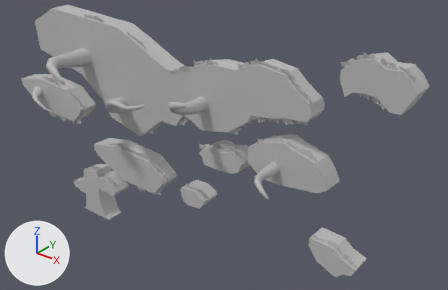
Two versions of the FBX model Assets/Art/3D/Models/Forest_Canopy_04.fbx, one commit apart.
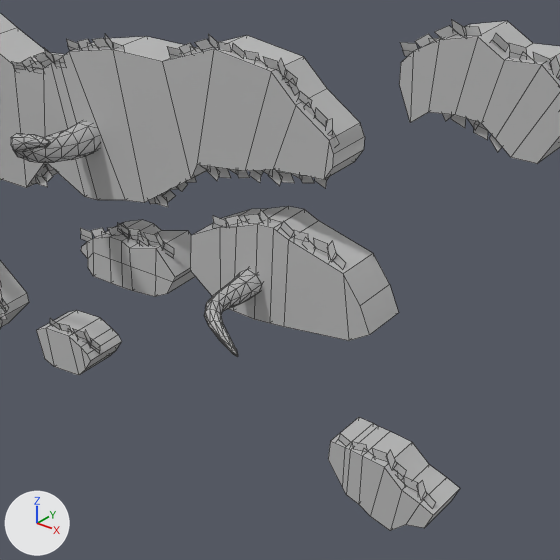
Old and new are each drawn whole from a 50 mm lens placed at (55.0, -57.9, 37.9), pointed at (6.7, 2.4, 0.5) and again close up on the part from 37% to 92% of the width and 15% to 100% of the height. The lights are fixed; the arrows at lower left show +X, +Y and +Z. The close-ups show mesh edges as thin lines. Where no turn or scale is listed for an object, it has been applied to the vertices.

Script lines for the objects in view, before the commit:
```python
me_mesh = bpy.data.meshes.new('Mesh')
me_mesh.from_pydata(...)  # 2195 vertices, 1708 faces; spans x -34.2..34.2, y -7.3..7.3, z -18.6..18.6
# faces by material slot: [436, 336, 504, 432]
me_mesh.materials.append(mat_canopy_mat3)  # grey #bcbcbc
me_mesh.materials.append(mat_bark)  # grey #bcbcbc
me_mesh.materials.append(mat_canopy_mat)  # grey #bcbcbc
me_mesh.materials.append(mat_canopy_mat2)  # grey #bcbcbc
ob_polysurface160 = bpy.data.objects.new('polySurface160', me_mesh)
ob_polysurface160.location = (0.0, -3.2, 0.22)
```
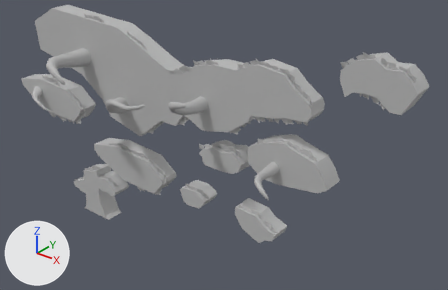
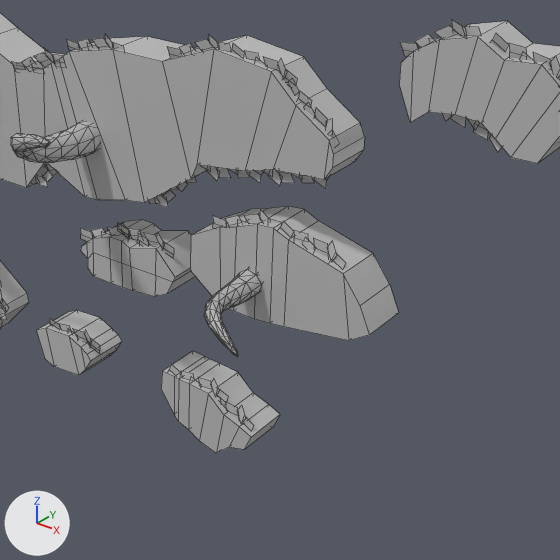
Changed parts and their boxes [x1, y1, x2, y2] in the close-ups (560 x 560 px; the box of a moved part takes in the faces that stretch with it):
'polySurface160', reshaped: before [0, 13, 560, 531]; after [0, 13, 560, 453]
part 1 of me_mesh, moved or reshaped: before [328, 417, 460, 531]; after [161, 351, 280, 453]
part 2 of me_mesh, moved or reshaped: before [422, 493, 436, 508]; after [242, 417, 254, 430]
part 3 of me_mesh, moved or reshaped: before [417, 481, 427, 500]; after [237, 405, 245, 424]
part 4 of me_mesh, moved or reshaped: before [403, 476, 418, 493]; after [225, 402, 238, 417]
part 5 of me_mesh, moved or reshaped: before [393, 461, 406, 479]; after [216, 388, 228, 405]
part 6 of me_mesh, moved or reshaped: before [386, 450, 396, 470]; after [211, 379, 219, 396]
part 7 of me_mesh, moved or reshaped: before [372, 448, 387, 462]; after [198, 377, 212, 389]
part 8 of me_mesh, moved or reshaped: before [362, 448, 373, 456]; after [190, 377, 199, 384]
part 9 of me_mesh, moved or reshaped: before [352, 441, 367, 451]; after [181, 371, 194, 380]
part 10 of me_mesh, moved or reshaped: before [337, 433, 351, 446]; after [169, 364, 181, 376]

What the commit changed:
me_mesh has 2195 vertices, 1708 faces and spans x -34.2..34.2, y -7.3..7.3, z -18.6..18.6.
me_mesh is used by ob_polysurface160; location (0.0, -3.2, 0.22).
me_mesh part 1: the loose piece of 32 vertices spanning x 23.2..29.7, y 1.7..4.7, z -10.0..-5.9 is moved by (-11.5, 0.0, 0.0).
me_mesh part 2: the loose piece of 6 vertices spanning x 28.6..29.5, y 2.1..2.2, z -8.1..-6.9 is moved by (-11.5, 0.0, 0.0).
me_mesh part 3: the loose piece of 6 vertices spanning x 28.0..29.0, y 2.0..2.4, z -7.8..-6.4 is moved by (-11.5, 0.0, 0.0).
me_mesh part 4: the loose piece of 6 vertices spanning x 27.6..28.5, y 2.1..2.3, z -7.6..-6.5 is moved by (-11.5, 0.0, 0.0).
me_mesh part 5: the loose piece of 6 vertices spanning x 26.7..27.6, y 2.1..2.3, z -6.9..-5.9 is moved by (-11.5, 0.0, 0.0).
me_mesh part 6: the loose piece of 6 vertices spanning x 26.1..27.1, y 2.1..2.4, z -6.8..-5.4 is moved by (-11.5, 0.0, 0.0).
me_mesh part 7: the loose piece of 6 vertices spanning x 25.6..26.6, y 2.1..2.3, z -6.5..-5.6 is moved by (-11.5, 0.0, 0.0).
me_mesh part 8: the loose piece of 6 vertices spanning x 24.9..25.8, y 2.0..2.1, z -6.8..-5.7 is moved by (-11.5, 0.0, 0.0).
me_mesh part 9: the loose piece of 6 vertices spanning x 24.4..25.3, y 2.0..2.2, z -6.4..-5.6 is moved by (-11.5, 0.0, 0.0).
me_mesh part 10: the loose piece of 6 vertices spanning x 23.5..24.4, y 1.9..2.1, z -6.4..-5.3 is moved by (-11.5, 0.0, 0.0).
